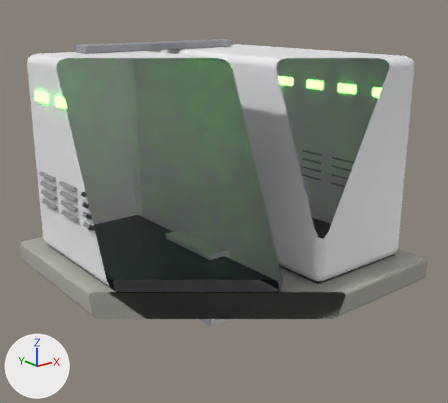
Renders of the FBX model art/export/fbx/Battery.fbx from each side of a commit.
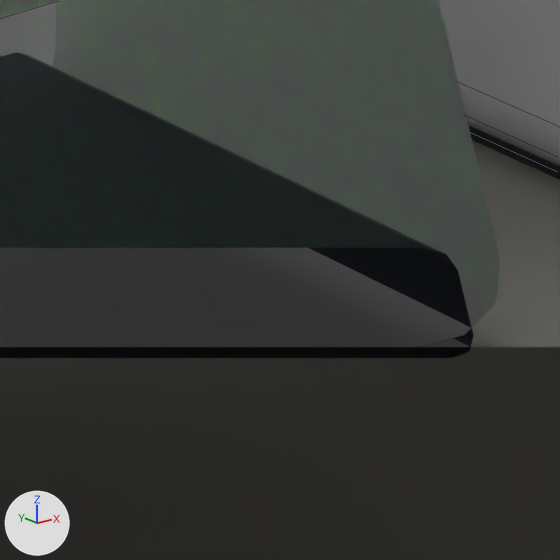
There are two pictures of each version: one whole from a 50 mm lens placed at (-4.88, -6.26, 3.47), pointed at (0.0, -0.16, 1.03), one close up on the part from 50% to 65% of the width and 62% to 79% of the height. The lights are fixed; the arrows at lower left show +X, +Y and +Z. The older version's two pictures come first. The close-ups show mesh edges as thin lines. Everything nearer to the camera than a plane just in front of the edit is cut away. Where no turn or scale is listed for an object, it has been applied to the vertices.

Objects in the first close-up: 'Body__Concrete.011', 'Body__MetalDark.030', 'Body__White.027', 'Origin__Pivot.045'.
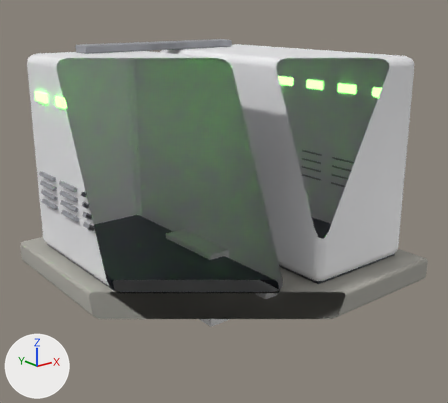
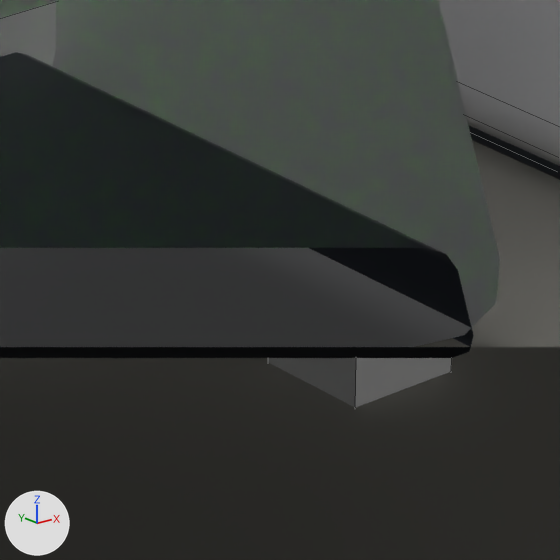
What the commit changed:
Mesh me_origin__axisz is new.
It is a box spanning x -0.1..0.1, y -0.1..0.1, z -0.1..0.1.
Object 'Origin__AxisZ' (ob_origin__axisz) is new; it shows me_origin__axisz.
Its location is (0.0, -1.0, 0.0).

Pixel boxes [x1, y1, x2, y2] of what changed, in the close-ups (560 x 560 px):
'Origin__AxisZ', added
    after: [268, 358, 452, 407]
